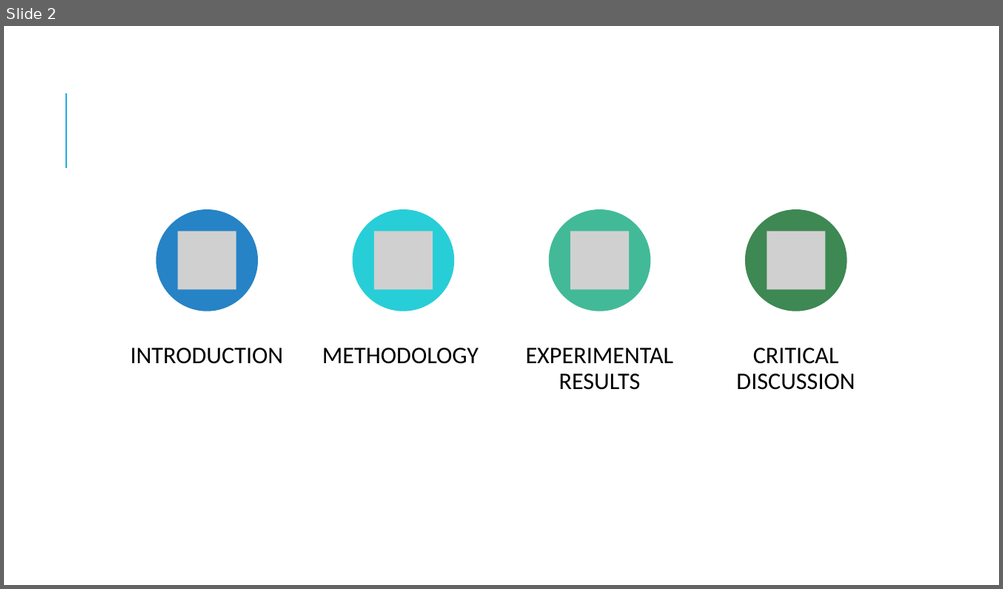
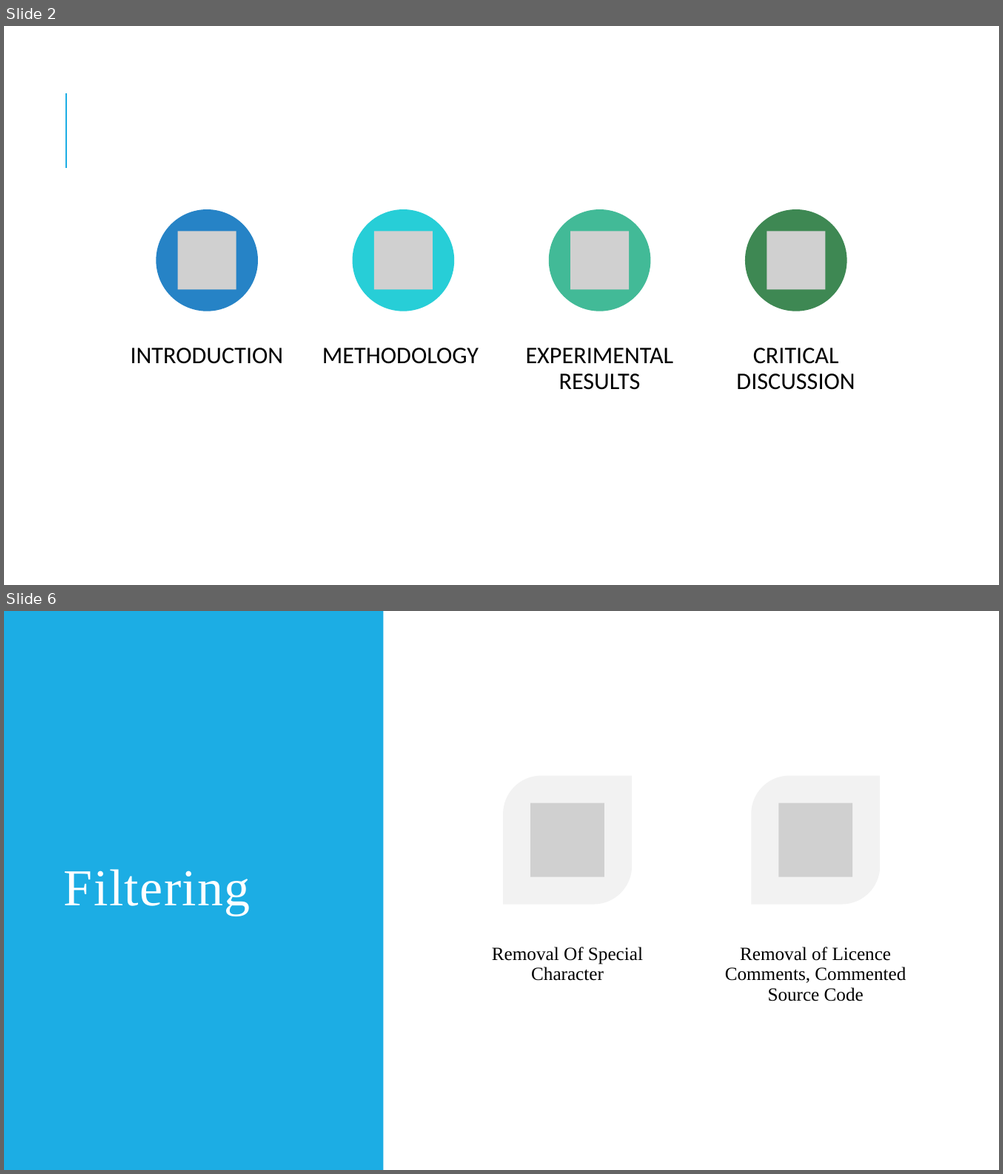
Before and after one commit to NJ261/CSCI6509_Project, a slide deck: presentation/presentation.pptx. Shown one above the other, each under a label of ours: slide 2 before the commit, slides 2 and 6 after it; the slides between them are not shown. The pictures are 1003x589 and 1003x1174 pixels, drawn with LibreOffice and Linux fonts; fonts in the diff are those of the drawing; grey boxes stand for pictures. Boxes give left, top, right and bottom in pixels: in the first picture for what was removed or moved away, otherwise in the second. Text is boxed around its words. In the diff, an @@ line names an element or a change of style, - is before the commit and + after.

```diff
--- a/presentation/presentation.pptx
+++ b/presentation/presentation.pptx
@@ slide 6 added at bbox=[4, 611, 999, 1170], background #FFFFFF @@
@@ rectangle added at bbox=[4, 611, 383, 1170], fill #1CADE4 @@
@@ title added at bbox=[64, 869, 250, 915], 50 pt, text #FFFFFF @@
+Filtering
@@ group added at bbox=[492, 776, 905, 1002]: 2 round diag rects, 2 pictures, 2 texts @@
+Removal Of Special Character
+Removal of Licence Comments, Commented Source Code
```
Also in this commit, not shown: 4 slides changed, 3 other slides added.
